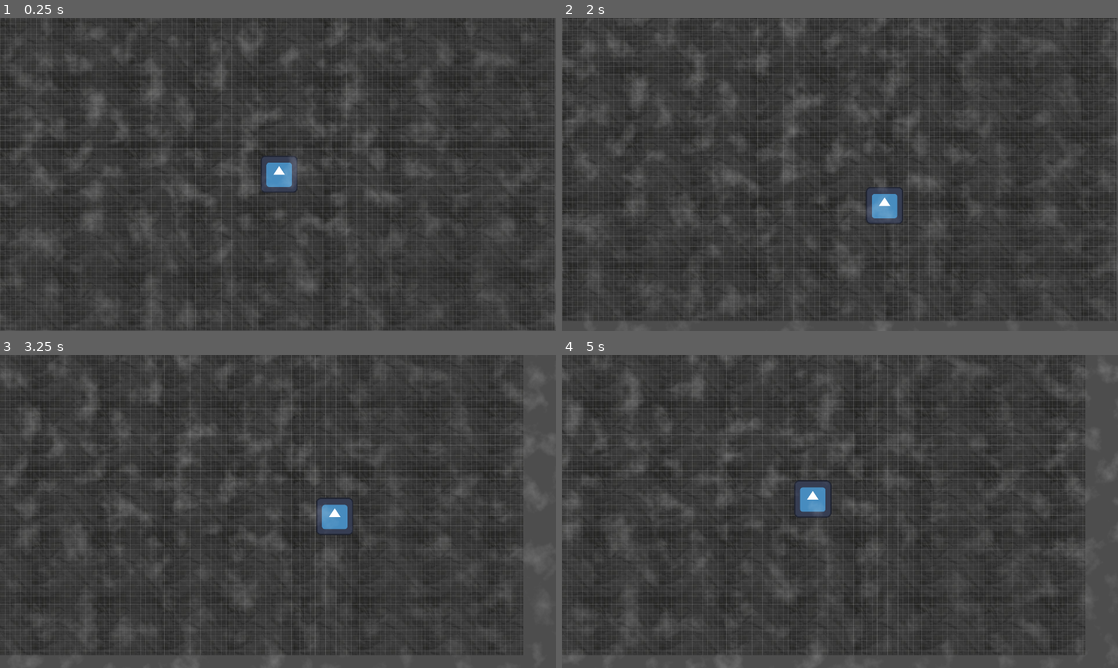
Above: before the commit, frames 1-4 (two rows, left to right).
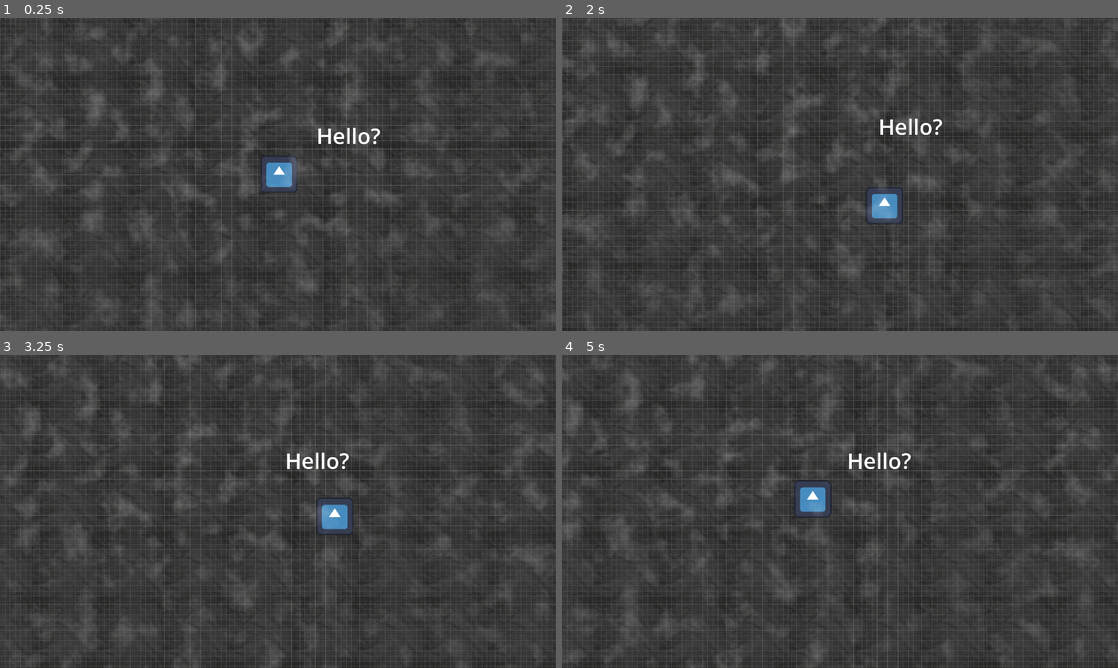
Above: after the commit, the same moments.

Repository: Ava-TU/EGD-FlatGame
Game: Godot game, scene res://Scenes/Main.tscn
Two runs of this game, one before a commit and one after it. Both use one fixed random seed, a clock stepped at 60 frames per second and the inputs below. The engine's default icon, where the game draws it, is replaced by a stand-in: a white triangle on a blue panel in a dark square.
Inputs:
- Up to frame 1 (0.25 s): no input
- Up to frame 2 (2 s): hold D (Right) 0.53-1.28 s; hold S (Down) from 1.28 s (still down)
- Up to frame 3 (3.25 s): release S (Down) at 2.03 s; hold D (Right) 2.03-2.78 s; hold W (Up) from 2.78 s (still down)
- Up to frame 4 (5 s): release W (Up) at 3.53 s; hold A (Left) from 3.53 s (still down)

The runs differ from the first frame. In frame 1, 0.4% of the frame differs, in the area x 0-100%, y 7-100%; in frame 2, 1.9%; in frame 3, 4.1%; in frame 4, 4.3%, in the area x 0-100%, y 0-100%.

Commit message:
figuring it out

Diff:
--- a/egd-flat-game/Scenes/Main.tscn
+++ b/egd-flat-game/Scenes/Main.tscn
@@ -28,8 +28,8 @@
 
 [node name="TextureRect" type="TextureRect" parent="." unique_id=1214155747]
 texture_repeat = 2
-offset_right = 1920.0
-offset_bottom = 1080.0
+offset_right = 3873.0
+offset_bottom = 2168.0
 texture = ExtResource("2_rgh2o")
 stretch_mode = 1
 
@@ -61,3 +61,14 @@
 material = SubResource("ShaderMaterial_pbw6q")
 offset_right = 1920.0
 offset_bottom = 1080.0
+
+[node name="Label" type="Label" parent="." unique_id=1817447905]
+offset_left = 1061.0
+offset_top = 340.0
+offset_right = 1356.0
+offset_bottom = 477.0
+theme_override_font_sizes/font_size = 75
+text = "Hello?"
+horizontal_alignment = 1
+vertical_alignment = 1
+autowrap_trim_flags = 128
